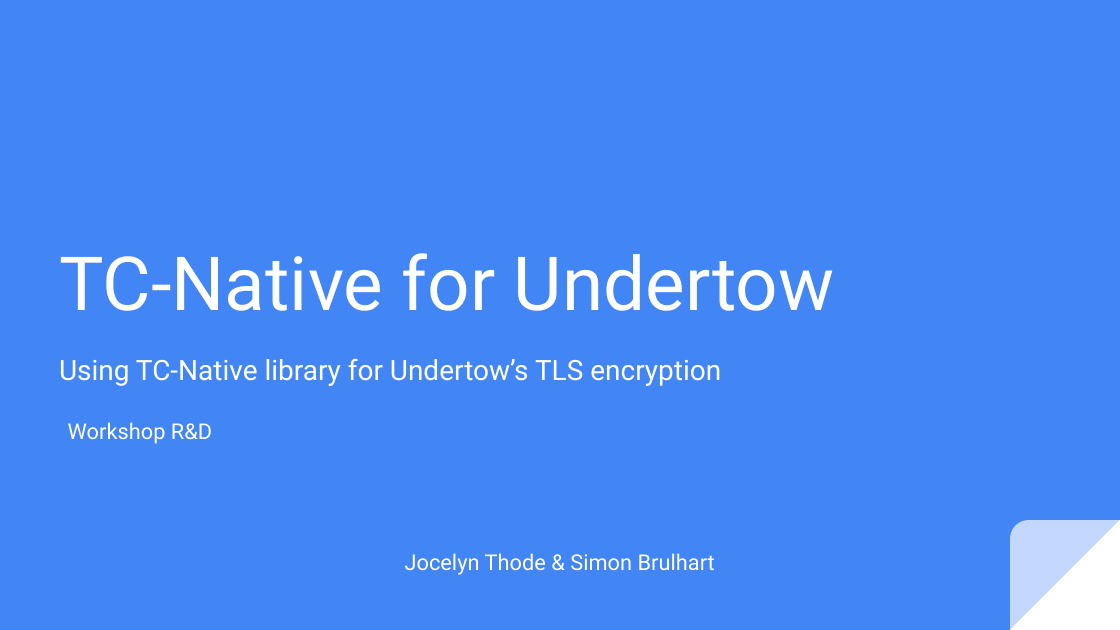
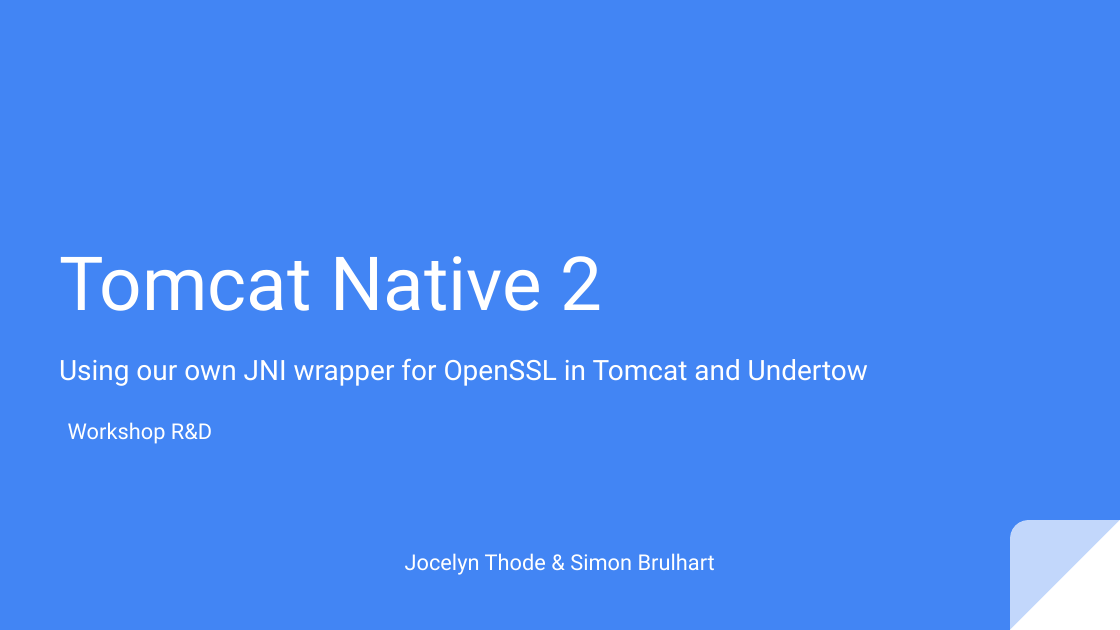
Before and after one commit to jocelynthode/tomcat-native2-doc, a slide deck: slide 1 of initial_presentation.pptx. Drawn at 1120x630 pixels with LibreOffice and Linux fonts; fonts in the diff are those of the drawing. Boxes give left, top, right and bottom in pixels: in the first picture for what was removed or moved away, otherwise in the second. Text is boxed around its words. In the diff, an @@ line names an element or a change of style, - is before the commit and + after.

```diff
--- a/initial_presentation.pptx
+++ b/initial_presentation.pptx
@@ title at bbox=[59, 256, 602, 311]: text changed @@
-TC-Native for Undertow
+Tomcat Native 2
@@ subtitle at bbox=[59, 358, 868, 386]: text changed @@
-Using TC-Native library for Undertow’s TLS encryption
+Using our own JNI wrapper for OpenSSL in Tomcat and Undertow
```
Also in this commit, not shown: 5 other slides changed, 3 slides removed, 1 other file.
